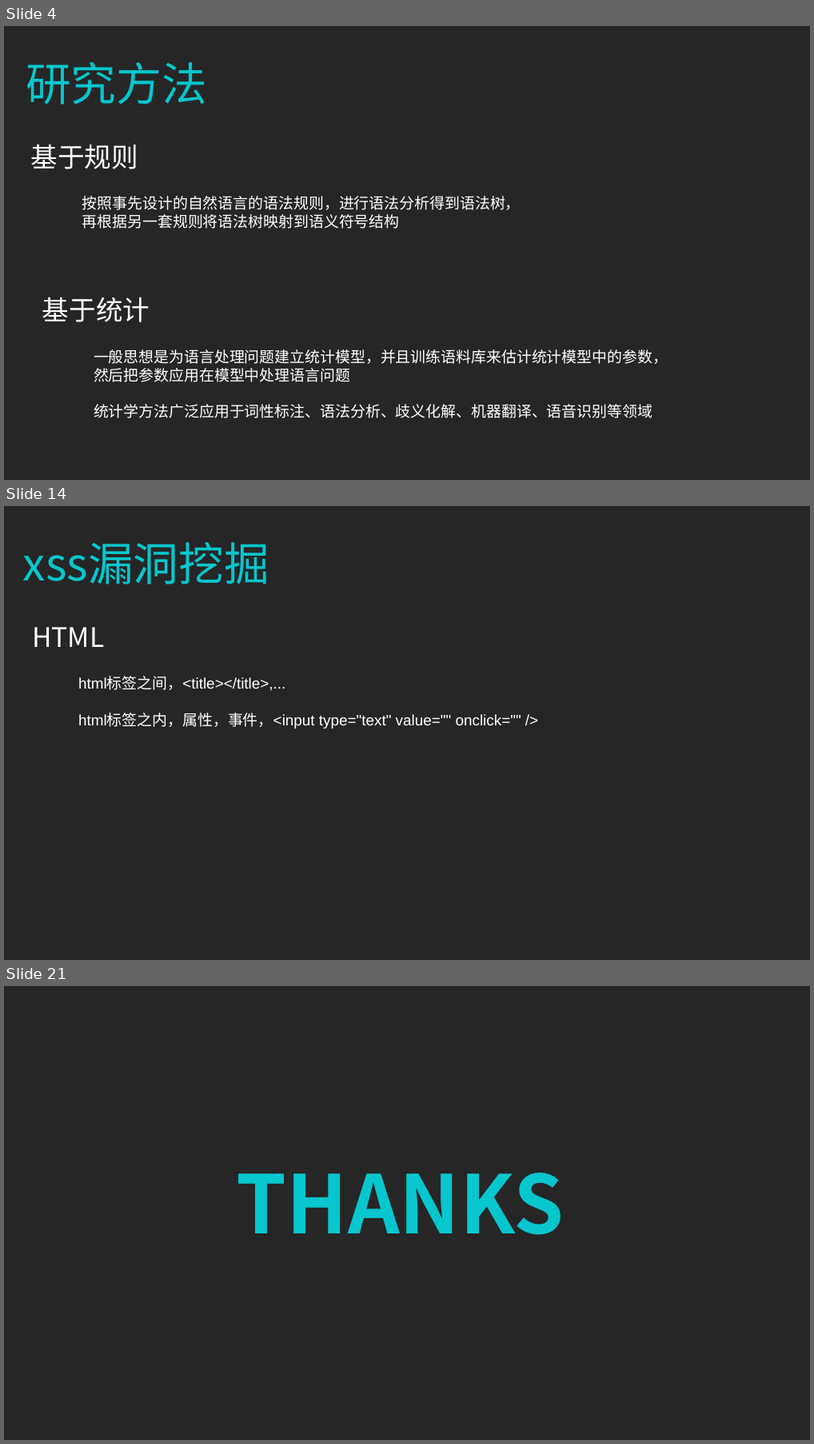
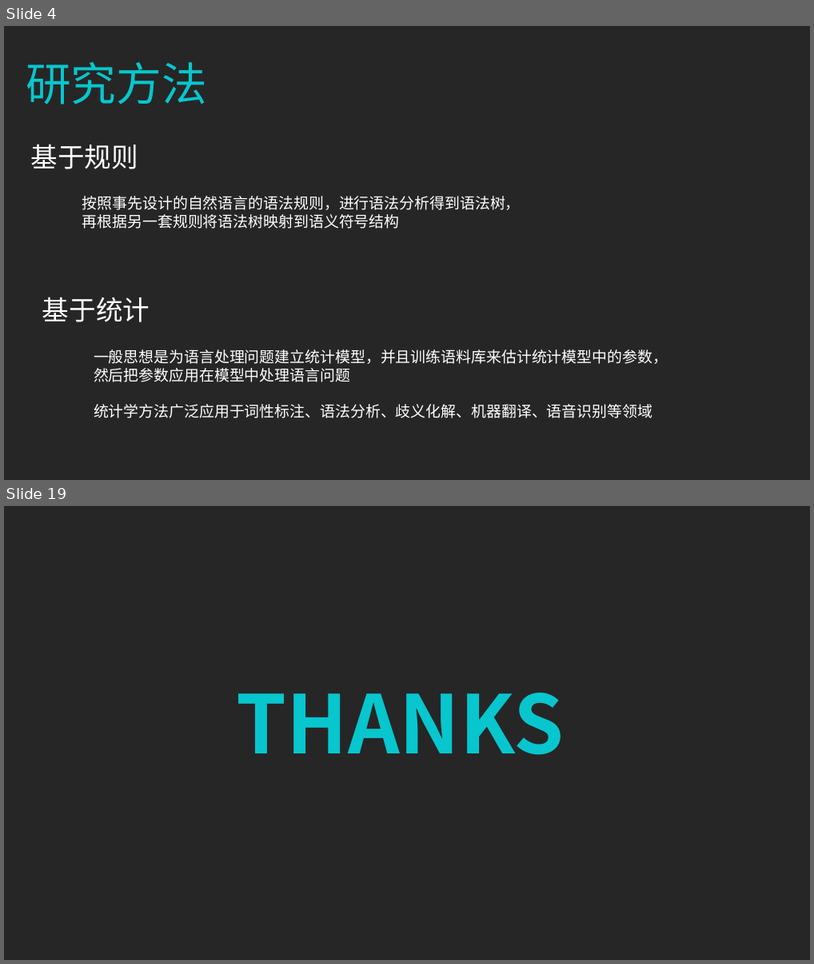
Before and after one commit to zhazhaxia/koa-project, a slide deck: routers/nlp/NLP分词.ppt. Shown one above the other, each under a label of ours: slides 4, 14 and 21 before the commit, slides 4 and 19 after it; the slides between them are not shown. The pictures are 814x1444 and 814x964 pixels, drawn with LibreOffice and Linux fonts; fonts in the diff are those of the drawing. Boxes give left, top, right and bottom in pixels: in the first picture for what was removed or moved away, otherwise in the second. Text is boxed around its words. In the diff, an @@ line names an element or a change of style, - is before the commit and + after.

```diff
--- a/routers/nlp/NLP分词.ppt
+++ b/routers/nlp/NLP分词.ppt
@@ slide 14 removed at bbox=[4, 506, 810, 960], background #262626 @@
@@ text removed at bbox=[23, 542, 270, 584] @@
-xss漏洞挖掘
@@ text removed at bbox=[32, 627, 104, 647] @@
-HTML
@@ text removed at bbox=[78, 677, 522, 728] @@
-html标签之间，<title></title>,...
-html标签之内，属性，事件，<input type="text" value="" onclick="" />
@@ what was slide 21 is now slide 19 @@
```
Also in this commit, not shown: 14 slides added, 15 other slides removed, 1 other file.
